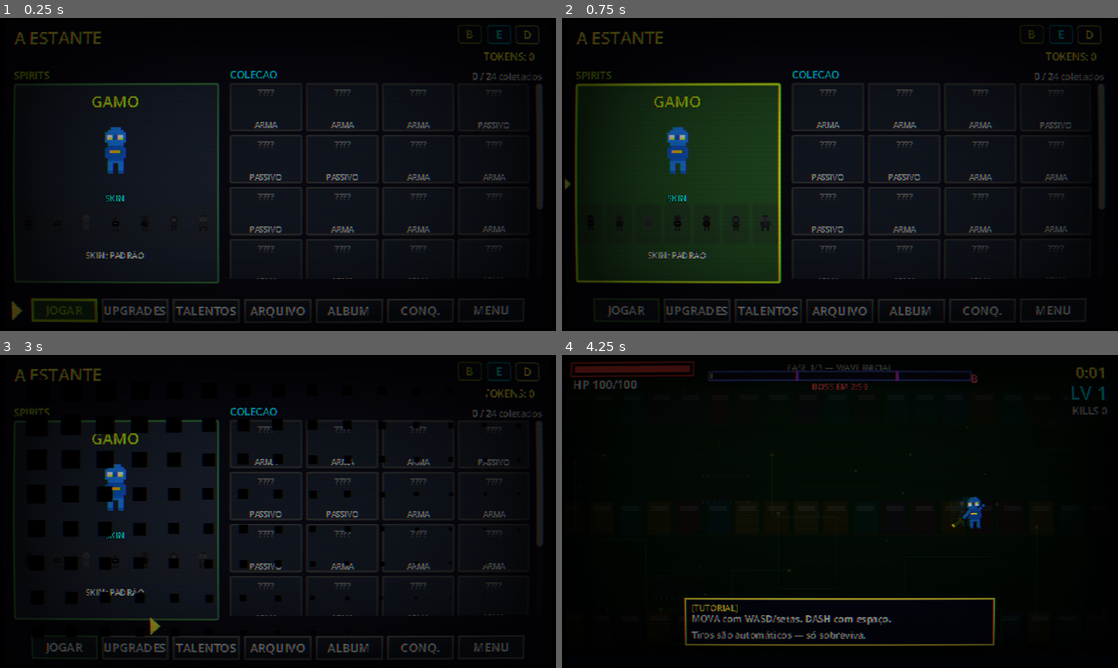
Above: before the commit, frames 1-4 (two rows, left to right).
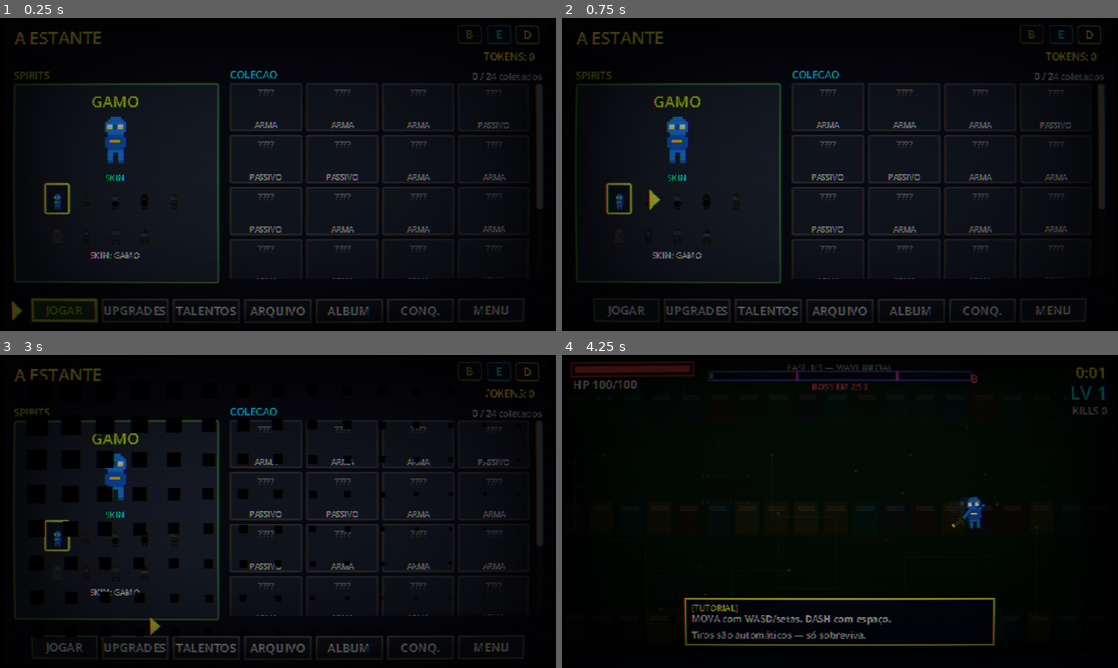
Above: after the commit, the same moments.

Repository: mateusbatatais/gamo-game
Game: Godot game, scene res://scenes/hub.tscn
Same seed, same stepped clock (60 frames per second), same inputs: the game is played once before the commit and once after it. This scene is started directly instead of the project's main scene.
Inputs (mouse positions are in pixels of both pictures, inside the frame that each line leads up to):
- Up to frame 1 (0.25 s): no input
- Up to frame 2 (0.75 s): click "GAMO" at 0.5 s
- Up to frame 3 (3 s): click "JOGAR" at 1.25 s; click "JOGAR" at 2 s; click "JOGAR SEM MODIFICADOR" at 2.75 s
- Up to frame 4 (4.25 s): tap Enter (ui_accept) at 3.5, 3.77 s; move the mouse to (962, 495) at 3.52 s; hold D (move_right) from 3.53 s (still down); tap Space (dash) at 3.6 s; click (962, 495) at 3.67 s

The runs differ from the first frame. In frame 1, 1.1% of the frame differs, in the area x 7-38%, y 31-77%; in frame 2, 12%, in the area x 0-40%, y 20-85%; in frame 3, 0.9%; in frame 4, nothing differs.

Commit message:
melhora personagens

Diff:
--- a/scripts/autoload/skin_registry.gd
+++ b/scripts/autoload/skin_registry.gd
@@ -48,78 +48,58 @@
 
 
 func _register_all() -> void:
-	# Default — azul/branco/amarelo Gamo
+	# Default — GAMO robô oficial, azul/branco/amarelo
 	_add(SkinDef.new(
-		"default", "Padrão",
-		"Mascote oficial Gamo. Azul, branco e amarelo.",
+		"default", "GAMO",
+		"Mascote oficial. Robô guardião da Coleção Eterna.",
 		Sprites.PALETTE_GAMO,
 		func(): return true,
 		""
 	))
-	# Veterano — verde/cinza retro
+	# Cavaleiro — armadura prata com plumagem vermelha, derrota o 1º boss
 	_add(SkinDef.new(
-		"veteran", "Veterano",
-		"Tons retrô Game Boy. Para quem já mediu forças com o Glitch.",
-		{
-			"#": Color("#306230"), "=": Color("#0f380f"),
-			"L": Color("#9bbc0f"), "o": Color("#9bbc0f"),
-			"O": Color("#ffffff"), "x": Color("#ff9800"),
-			"-": Color("#000000"),
-		},
+		"knight", "Cavaleiro",
+		"Elmo com plumagem + armadura prata + cruz dourada. Veterano do Fragmentation.",
+		Sprites.PALETTE_KNIGHT,
 		func(): return GameState.bosses_defeated.size() >= 1,
-		"Derrote o boss Fragmentation."
+		"Derrote o boss Fragmentation.",
+		Sprites.KNIGHT_IDLE
 	))
-	# Lacrado — dourado/preto edição limitada
+	# Punk — moicano rosa + jaqueta de couro, combo 50
 	_add(SkinDef.new(
-		"lacrado", "Lacrado",
-		"Edição limitada. Banhada em ouro 24k digital.",
-		{
-			"#": Color("#bf8f30"), "=": Color("#5a3f10"),
-			"L": Color("#ffd54f"), "o": Color("#ffeb3b"),
-			"O": Color("#ffffff"), "x": Color("#ff5252"),
-			"-": Color("#0a0a14"),
-		},
+		"punk", "Punk",
+		"Moicano rosa + jaqueta com tachas. Combo é arte.",
+		Sprites.PALETTE_PUNK,
 		func(): return GameState.max_combo_ever >= 50,
-		"Faça um combo de 50 hits (Box Completo)."
+		"Faça um combo de 50 hits (Box Completo).",
+		Sprites.PUNK_IDLE
 	))
-	# Mint Condition — branco/ciano gélido
+	# Ninja — máscara preta com faixa vermelha, combo 100
 	_add(SkinDef.new(
-		"mint", "Mint Condition",
-		"Estado perfeito. Selo intacto, sem amassados.",
-		{
-			"#": Color("#e3f2fd"), "=": Color("#90caf9"),
-			"L": Color("#00bcd4"), "o": Color("#00e5ff"),
-			"O": Color("#ffffff"), "x": Color("#ff9800"),
-			"-": Color("#0d47a1"),
-		},
+		"ninja", "Ninja",
+		"Máscara hyojo + gi escuro. Silencioso e letal.",
+		Sprites.PALETTE_NINJA,
 		func(): return GameState.max_combo_ever >= 100,
-		"Faça um combo de 100 hits (Mint Condition)."
+		"Faça um combo de 100 hits (Mint Condition).",
+		Sprites.NINJA_IDLE
 	))
-	# Glitch — magenta/cyan corrompido
+	# Ciborgue — meio robô meio humano, 1000 kills
 	_add(SkinDef.new(
-		"glitch", "Corrupção",
-		"GAMO foi tocado pelo Glitch. Cores invertidas e instáveis.",
-		{
-			"#": Color("#e040fb"), "=": Color("#000000"),
-			"L": Color("#00e5ff"), "o": Color("#ff00ff"),
-			"O": Color("#ffffff"), "x": Color("#ffeb3b"),
-			"-": Color("#1a0033"),
-		},
+		"cyborg", "Ciborgue",
+		"Metade humano, metade circuito. Atualizado contra o Glitch.",
+		Sprites.PALETTE_CYBORG,
 		func(): return GameState.total_kills >= 1000,
-		"Acumule 1.000 abates totais (Catalogador Iniciante)."
+		"Acumule 1.000 abates totais.",
+		Sprites.CYBORG_IDLE
 	))
-	# Konami — vermelho/branco/azul tipo controle clássico (easter egg)
+	# Pixel Ghost — fantasma estilo arcade, easter egg Konami
 	_add(SkinDef.new(
-		"konami", "Cheat Code",
-		"30 vidas no estilo dos clássicos. Você sabe o código.",
-		{
-			"#": Color("#d32f2f"), "=": Color("#7f0000"),
-			"L": Color("#ffffff"), "o": Color("#ff5252"),
-			"O": Color("#ffeb3b"), "x": Color("#0d47a1"),
-			"-": Color("#000000"),
-		},
+		"ghost", "Pixel Ghost",
+		"Espírito errante de um cartucho perdido. Você sabe o código.",
+		Sprites.PALETTE_GHOST,
 		func(): return GameState.konami_unlocked,
-		"Acorde o código que dorme nos clássicos."
+		"Acorde o código que dorme nos clássicos.",
+		Sprites.GHOST_IDLE
 	))
 	# --- Personagens alternativos (sprite + paleta próprios) ---
 	_add(SkinDef.new(
--- a/scripts/autoload/sprites.gd
+++ b/scripts/autoload/sprites.gd
@@ -50,6 +50,66 @@
 	"x": Color("#fff8e1"),  # barba branca
 	"-": Color("#0a0014"),  # sombra preta
 	"F": Color("#ffe0b2"),  # face/pele
+}
+
+# CAVALEIRO — elmo com plumagem vermelha, armadura prata com cruz dourada
+const PALETTE_KNIGHT := {
+	"#": Color("#90a4ae"),  # armadura cinza-aço
+	"=": Color("#455a64"),  # sombra da armadura
+	"L": Color("#eceff1"),  # polimento prata
+	"o": Color("#d32f2f"),  # plumagem vermelha
+	"O": Color("#ffffff"),  # olhos brilhantes
+	"x": Color("#ffd54f"),  # cruz/escudo dourado
+	"-": Color("#0a0a0a"),  # visor escuro
+	"F": Color("#ffe0b2"),  # pele
+}
+
+# PUNK — moicano rosa, jaqueta de couro com tachas, makeup
+const PALETTE_PUNK := {
+	"#": Color("#1a1a1a"),  # jaqueta couro
+	"=": Color("#000000"),  # sombra jaqueta
+	"L": Color("#bdbdbd"),  # tachas prata
+	"o": Color("#212121"),  # acessório
+	"O": Color("#ffffff"),  # olho branco
+	"x": Color("#e91e63"),  # moicano rosa + cinto
+	"-": Color("#212121"),  # eyeliner
+	"F": Color("#ffccbc"),  # pele
+}
+
+# NINJA — máscara preta + faixa vermelha + gi escuro
+const PALETTE_NINJA := {
+	"#": Color("#212121"),  # gi preto
+	"=": Color("#0d0d0d"),  # sombra
+	"L": Color("#424242"),  # highlight
+	"o": Color("#fff8e1"),  # branco do olho
+	"O": Color("#ffffff"),
+	"x": Color("#b71c1c"),  # faixa vermelha
+	"-": Color("#000000"),
+	"F": Color("#ffccbc"),  # pele dos olhos
+}
+
+# CIBORGUE — corpo suit roxo metálico + circuitos verdes + mech eye
+const PALETTE_CYBORG := {
+	"#": Color("#7b1fa2"),  # corpo roxo
+	"=": Color("#4a148c"),  # sombra roxo escuro
+	"L": Color("#e040fb"),  # placa metal magenta
+	"o": Color("#90caf9"),  #
+	"O": Color("#ffffff"),  # olho normal branco
+	"x": Color("#00e676"),  # circuitos verde-neon
+	"-": Color("#0a0014"),
+	"F": Color("#ffe0b2"),  # face metade humana
+}
+
+# PIXEL GHOST — fantasma estilo arcade, semi-transparente, sem pernas
+const PALETTE_GHOST := {
+	"#": Color("#ffffff"),  # corpo branco
+	"=": Color("#e1bee7"),  # sombra suave roxa-clara
+	"L": Color("#f3e5f5"),  # highlight
+	"o": Color("#5e35b1"),  # pupila roxa
+	"O": Color("#ffffff"),  # olho branco
+	"x": Color("#ff1744"),  # núcleo glitch vermelho
+	"-": Color("#311b92"),  # contorno roxo profundo
+	"F": Color("#ce93d8"),
 }
 
 # Mantida pra compatibilidade com Echo (inimigo que mimica o sprite antigo do player).
@@ -627,6 +687,227 @@
 		"..==....==..",
 		"..==....==..",
 		"..--....--..",
+	],
+]
+
+# CAVALEIRO (12x18) — elmo com plumagem vermelha + armadura com cruz dourada.
+const KNIGHT_IDLE: Array = [
+	[
+		".....oo.....",
+		".....oo.....",
+		"....oooo....",
+		"...######...",
+		"..########..",
+		"..#------#..",
+		"..########..",
+		"...##LL##...",
+		".LL======LL.",
+		".==========.",
+		".==xxxxxx==.",
+		".==========.",
+		".LL======LL.",
+		"..========..",
+		"...##..##...",
+		"...##..##...",
+		"...##..##...",
+		"...==..==...",
+	],
+	[
+		".....oo.....",
+		".....oo.....",
+		"....oooo....",
+		"...######...",
+		"..########..",
+		"..#------#..",
+		"..########..",
+		"...##LL##...",
+		".LL======LL.",
+		".==========.",
+		".==oooooo==.",
+		".==========.",
+		".LL======LL.",
+		"..========..",
+		"...##..##...",
+		"...##..##...",
+		"...##..##...",
+		"...==..==...",
+	],
+]
+
+# PUNK (12x18) — moicano rosa + jaqueta de couro com tachas + calça rasgada.
+const PUNK_IDLE: Array = [
+	[
+		".....xx.....",
+		".....xx.....",
+		"....xxxx....",
+		"...FFFFFF...",
+		"..FFFFFFFF..",
+		"..F-OFFOF-..",
+		"..FFFFFFFF..",
+		"...FFFFFF...",
+		"..LL====LL..",
+		"..========..",
+		"..==xxxx==..",
+		"..========..",
+		"..LL====LL..",
+		"...======...",
+		"...##..##...",
+		"...#....#...",
+		"...##..##...",
+		"...==..==...",
+	],
+	[
+		".....xx.....",
+		".....xx.....",
+		"....xxxx....",
+		"...FFFFFF...",
+		"..FFFFFFFF..",
+		"..F-OFFOF-..",
+		"..FFFFFFFF..",
+		"...FFFFFF...",
+		"..LL====LL..",
+		"..========..",
+		"..==oooo==..",
+		"..========..",
+		"..LL====LL..",
+		"...======...",
+		"...##..##...",
+		"...#....#...",
+		"...##..##...",
+		"...==..==...",
+	],
+]
+
+# NINJA (12x18) — máscara preta + faixa vermelha + olhos brilhantes.
+const NINJA_IDLE: Array = [
+	[
+		"....####....",
+		"...######...",
+		"..########..",
+		"..xxxxxxxx..",
+		"..########..",
+		"..-OOOOOO-..",
+		"..########..",
+		"...######...",
+		"..L======L..",
+		"..========..",
+		".=xxxxxxxx=.",
+		"..========..",
+		"..L======L..",
+		"...======...",
+		"...##..##...",
+		"...##..##...",
+		"...##..##...",
+		"...==..==...",
+	],
+	[
+		"....####....",
+		"...######...",
+		"..########..",
+		"..xxxxxxxx..",
+		"..########..",
+		"..-OooooO-..",
+		"..########..",
+		"...######...",
+		"..L======L..",
+		"..========..",
+		".=oooooooo=.",
+		"..========..",
+		"..L======L..",
+		"...======...",
+		"...##..##...",
+		"...##..##...",
+		"...##..##...",
+		"...==..==...",
+	],
+]
+
+# CIBORGUE (12x18) — meio mecânico (lado direito), circuitos verdes no corpo.
+const CYBORG_IDLE: Array = [
+	[
+		"....####....",
+		"...######...",
+		"..##LLLL##..",
+		"..FFFFLLLL..",
+		"..FOFFxxLx..",
+		"..FFFFLLLL..",
+		"...FFFFFF...",
+		"..L======L..",
+		"..Lx=xx=xL..",
+		"..==xxxx==..",
+		"..Lx=xx=xL..",
+		"..L======L..",
+		"...##LL##...",
+		"...##..##...",
+		"...##..##...",
+		"...##..##...",
+		"...##..##...",
+		"...==..==...",
+	],
+	[
+		"....####....",
+		"...######...",
+		"..##LLLL##..",
+		"..FFFFLLLL..",
+		"..FOFFxxLx..",
+		"..FFFFLLLL..",
+		"...FFFFFF...",
+		"..L======L..",
+		"..Lo=oo=oL..",
+		"..==oooo==..",
+		"..Lo=oo=oL..",
+		"..L======L..",
+		"...##LL##...",
+		"...##..##...",
+		"...##..##...",
+		"...##..##...",
+		"...##..##...",
+		"...==..==...",
+	],
+]
+
+# PIXEL GHOST (12x18) — fantasma arcade. Corpo arredondado, sem pernas,
+# fundo wavy estilo Pac-Man, semi-transparente via cor pálida.
+const GHOST_IDLE: Array = [
+	[
+		"....####....",
+		"...######...",
+		"..########..",
+		".##########.",
+		".##oOOOOoo#.",
+		".##========.",
+		".##========.",
+		".##========.",
+		".##==xxxx==.",
+		".##========.",
+		".##========.",
+		".##========.",
+		".##========.",
+		".##========.",
+		"##.##..##.##",
+		"##..####..##",
+		"##........##",
+		"............",
+	],
+	[
+		"....####....",
+		"...######...",
+		"..########..",
+		".##########.",
+		".##oOOOOoo#.",
+		".##========.",
+		".##========.",
+		".##========.",
+		".##==oooo==.",
+		".##========.",
+		".##========.",
+		".##========.",
+		".##========.",
+		".##========.",
+		"##..####..##",
+		"##.##..##.##",
+		"##........##",
+		"............",
 	],
 ]
 
--- a/scripts/scenes/hub.gd
+++ b/scripts/scenes/hub.gd
@@ -180,12 +180,13 @@
 	btn.add_theme_stylebox_override("focus", sb_active)
 	btn.add_theme_stylebox_override("pressed", sb_active)
 
-	# Layout: nome (22) + sprite_preview (96) + skin_label (14) + skins_row (52) + stats (32)
+	# Layout: nome (22) + sprite_preview (72) + skin_label (14) + skins_grid (76) + stats (32)
+	# Sprite preview encolheu de 96 → 72 pra ganhar espaço pras 2 linhas de skins.
 	var pad: int = 8
 	var name_h: int = 22
-	var sprite_h: int = 96
+	var sprite_h: int = 72
 	var skin_lbl_h: int = 14
-	var skins_h: int = 52
+	var skins_h: int = 76
 
 	# Nome do personagem
 	var name_label := Label.new()
@@ -236,20 +237,28 @@
 	skin_label.horizontal_alignment = HORIZONTAL_ALIGNMENT_CENTER
 	btn.add_child(skin_label)
 
-	# Linha de thumbnails de skin
+	# Grid de thumbnails de skin (5 colunas → 2 linhas pra ~9 skins).
+	# Centralizado horizontalmente, 5 × 30 + 4 × 4 = 166 wide.
 	var skins := SkinRegistry.all_ids()
-	var skin_count := skins.size()
 	var thumb_w: int = 30
-	var thumb_gap: int = 4
-	var total_w: int = skin_count * thumb_w + (skin_count - 1) * thumb_gap
+	var thumb_h: int = 36
+	var thumb_gap_h: int = 4
+	var thumb_gap_v: int = 4
+	var cols: int = 5
 	var skins_y: int = skin_lbl_y + skin_lbl_h
-	var start_x: int = int((card_size.x - total_w) / 2)
-	for i in skin_count:
+	var grid := GridContainer.new()
+	grid.columns = cols
+	grid.add_theme_constant_override("h_separation", thumb_gap_h)
+	grid.add_theme_constant_override("v_separation", thumb_gap_v)
+	var grid_w: int = cols * thumb_w + (cols - 1) * thumb_gap_h
+	grid.position = Vector2(int((card_size.x - grid_w) / 2), skins_y)
+	grid.size = Vector2(grid_w, skins_h)
+	btn.add_child(grid)
+	for i in skins.size():
 		var skin_id: String = skins[i]
 		var thumb := _make_skin_thumb(skin_id, sprite, name_label)
-		thumb.position = Vector2(start_x + i * (thumb_w + thumb_gap), skins_y)
-		thumb.size = Vector2(thumb_w, skins_h - 6)
-		btn.add_child(thumb)
+		thumb.custom_minimum_size = Vector2(thumb_w, thumb_h)
+		grid.add_child(thumb)
 
 	# Rodapé pequeno com descrição da skin atual
 	var stats_y: int = skins_y + skins_h
